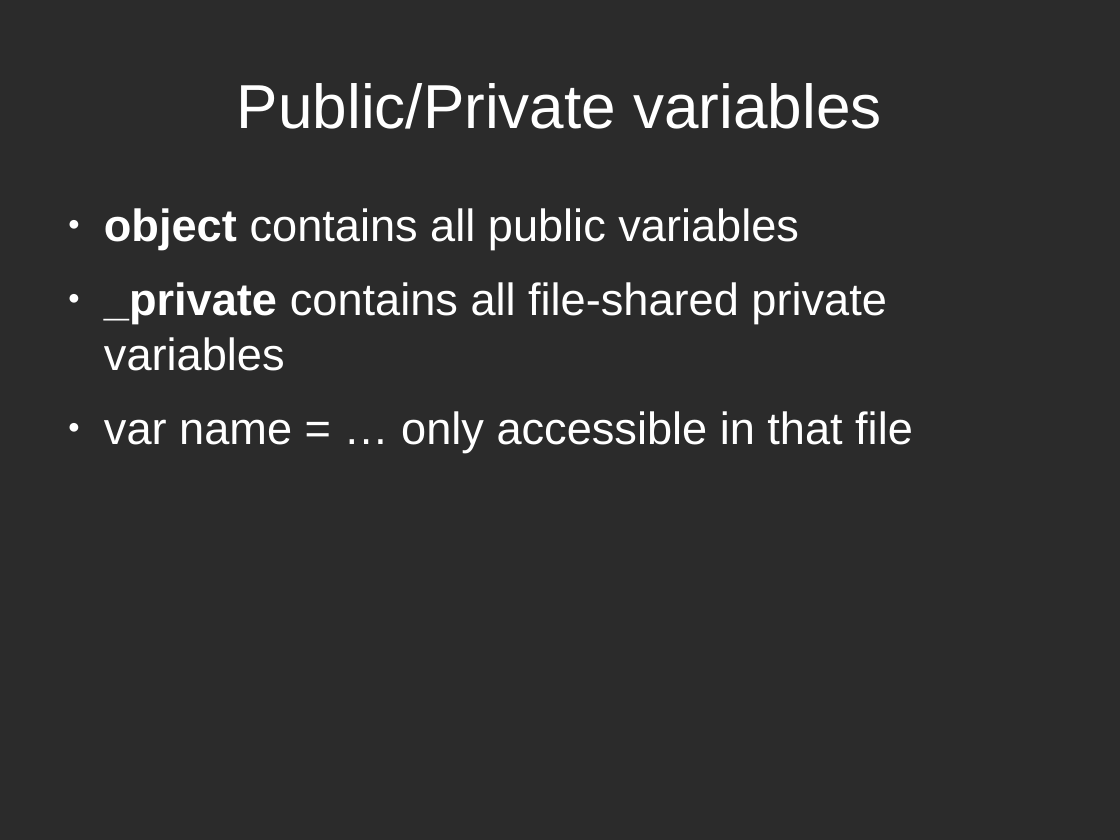
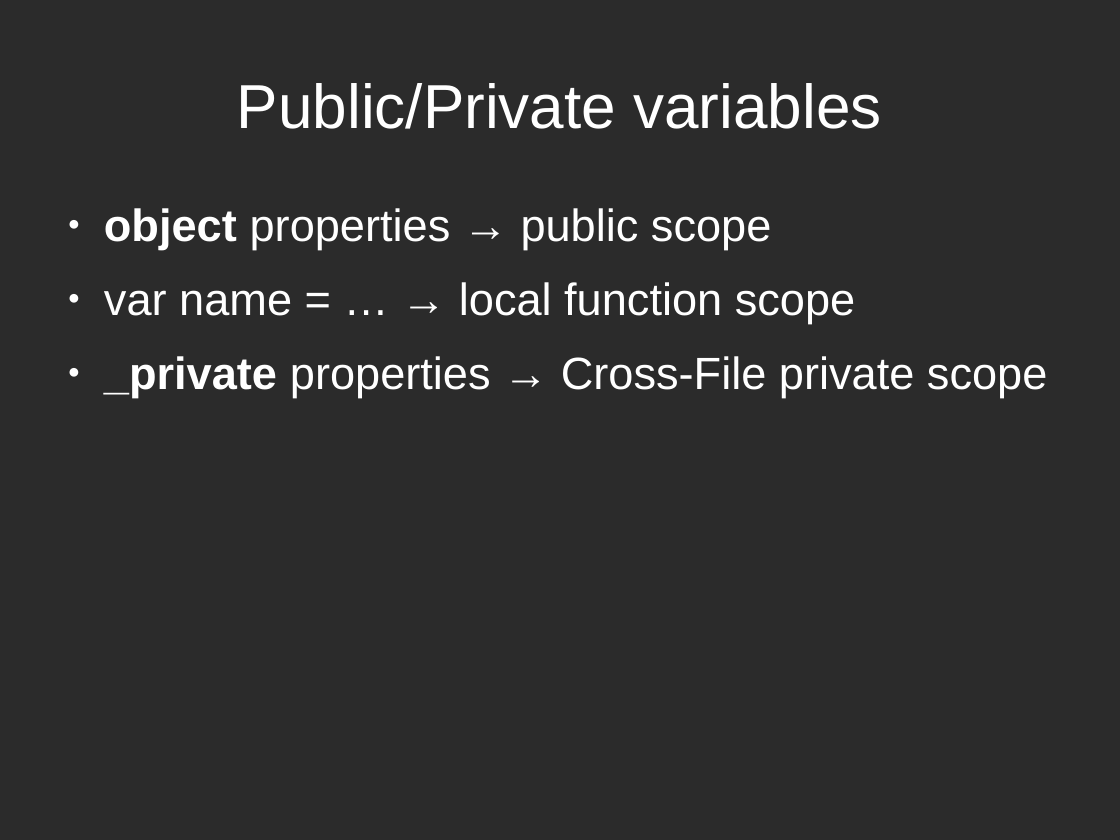
Before and after one commit to sattler/javascript-seminar-2015, a slide deck: slide 23 of presentation/Presentation.odp. Drawn at 1120x840 pixels with LibreOffice and Linux fonts; fonts in the diff are those of the drawing; background and template pictures are left out; a plain dark background stands for a picture behind light text. Boxes give left, top, right and bottom in pixels: in the first picture for what was removed or moved away, otherwise in the second. Text is boxed around its words. In the diff, an @@ line names an element or a change of style, - is before the commit and + after.

```diff
--- a/presentation/Presentation.odp
+++ b/presentation/Presentation.odp
@@ text at (x1=104, y1=208, x2=1047, y2=398): text changed @@
-● object contains all public variables
-● _private contains all file-shared private variables
-● var name = … only accessible in that file
+● object properties → public scope
+● var name = … → local function scope
+● _private properties → Cross-File private scope
```
Also in this commit, not shown: 1 slide added, 2 slides removed, 9 other files.
